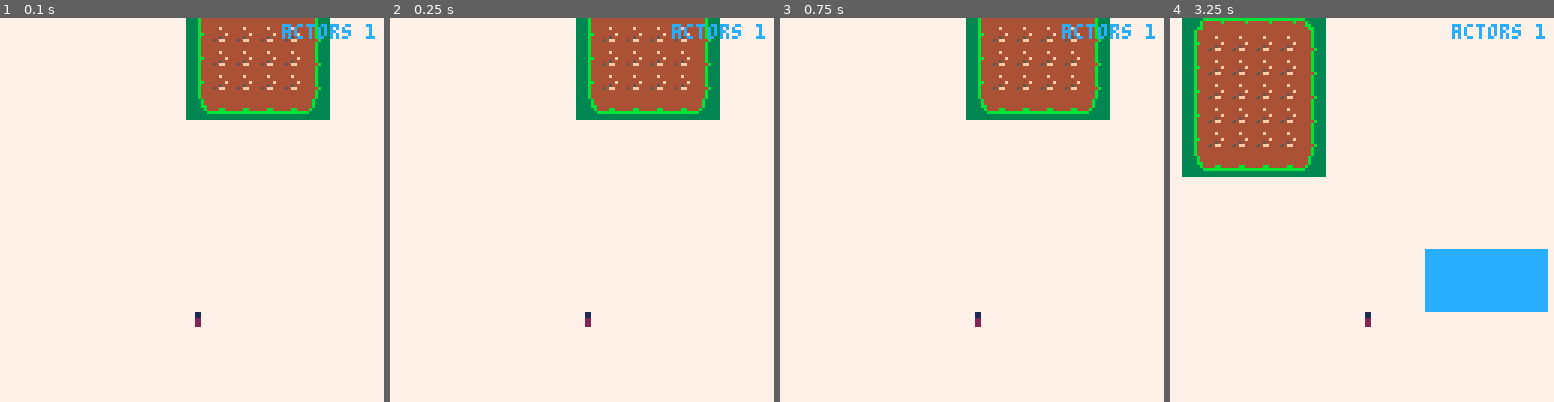
Above: before the commit, frames 1-4 (left to right).
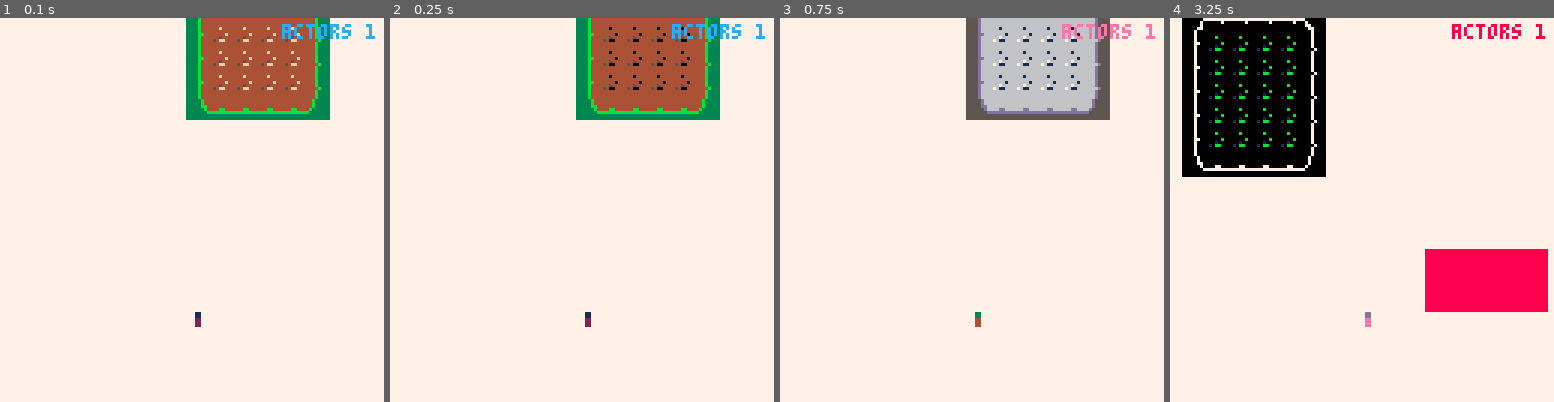
Above: after the commit, the same moments.

Repository: matthiasbruns/pico-8
Game: PICO-8 cartridge getting_started.p8
Same seed, same stepped clock (60 frames per second), same inputs: the game is played once before the commit and once after it.
Inputs:
- Up to frame 1 (0.1 s): no input
- Up to frame 2 (0.25 s): no input
- Up to frame 3 (0.75 s): no input
- Up to frame 4 (3.25 s): hold Right 1.6-2.1 s; hold Up 2.15-2.42 s; hold Right 2.47-3.03 s; hold Left from 3.08 s (still down)

Frame 1 is identical in both runs. In frame 2, 0.3% of the frame differs, in the area x 57-79%, y 2-19%; in frame 3, 10%; in frame 4, 21%, in the area x 3-99%, y 0-81%.

Commit message:
updating readme

Diff:
--- a/getting_started.p8
+++ b/getting_started.p8
@@ -59,6 +59,7 @@
  actor.y=118
  actor.vx=0
  actor.vy=0
+ actor.kinetic=true
  actor.dirx=0
  actor.diry=0
  actor.spd=1
@@ -93,9 +94,11 @@
  end
  music(0)
 end
-
+c = 0
 function _draw()
  cls(7)
+ pal(c,c%15)
+ c += 1
  map(0, 0, 0, 0, 128, 32)
 
  camera(cam.x, cam.y)
@@ -253,10 +256,10 @@
 00000000000000000000000000000000000000000000000000000000000000000000000000000000000000003333b44444444444444b33330000000000000000
 000000000000000000000000000000000000000000000000000000000000000000000000000000000000000033333b444444444444b333330000000000000000
 000000000000000000000000000000000000000000000000000000000000000000000000000000000000000033333b444444444444b333330000000000003b00
-000000000000000000000000000000000000000000000000000000000000000000000000000000000000000033333bb44444444444b33333000000000003bb00
-0000000000000000000000000000000000000000000000000000000000000000000000000000000000000000333333b4444bb4444b33333300000000000b4b00
-00000000000000000000000000000000000000000000000000000000000000000000000000000000000000003333333bbbbbbbbbb33333330000000000004000
-00000000000000000000000000000000000000000000000000000000000000000000000000000000000000003333333333333333333333330000000000000000
+006660000000000000000000000000000000000000000000000000000000000000000000000000000000000033333bb44444444444b33333000000000003bb00
+0666660000000000000000000000000000000000000000000000000000000000000000000000000000000000333333b4444bb4444b33333300000000000b4b00
+06666660000000000000000000000000000000000000000000000000000000000000000000000000000000003333333bbbbbbbbbb33333330000000000004000
+00666600000000000000000000000000000000000000000000000000000000000000000000000000000000003333333333333333333333330000000000000000
 00000000000000000000000000000000000000000000000000000000000000000000000000000000000000003333333333333333333333330000000000000000
 
 __gff__
Not shown, changed: README.md
